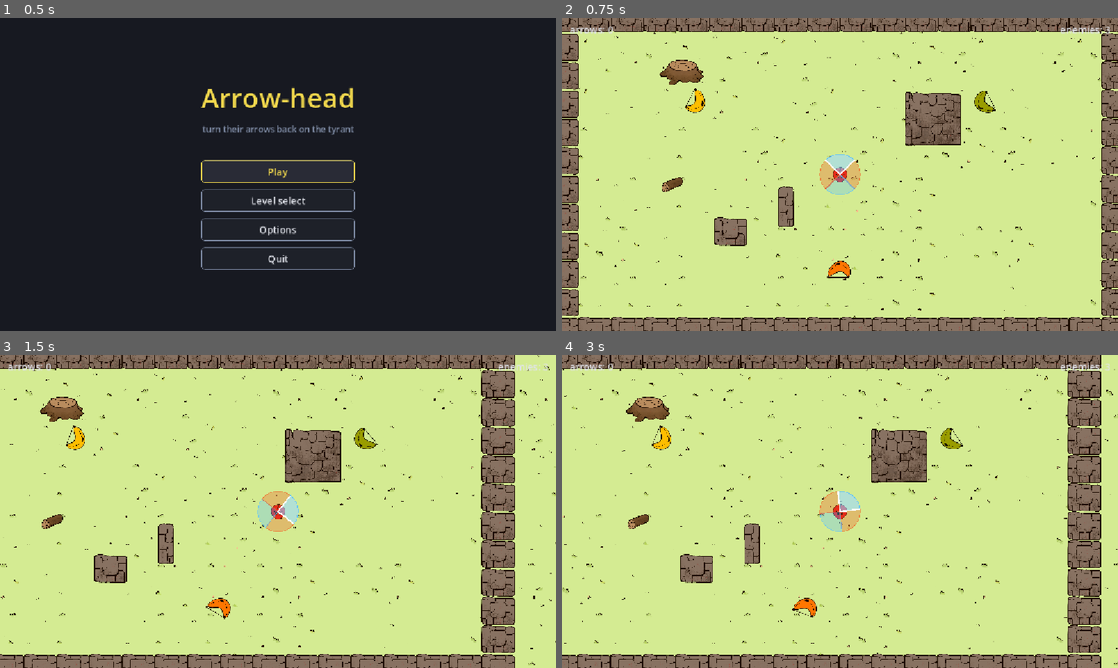
Above: before the commit, frames 1-4 (two rows, left to right).
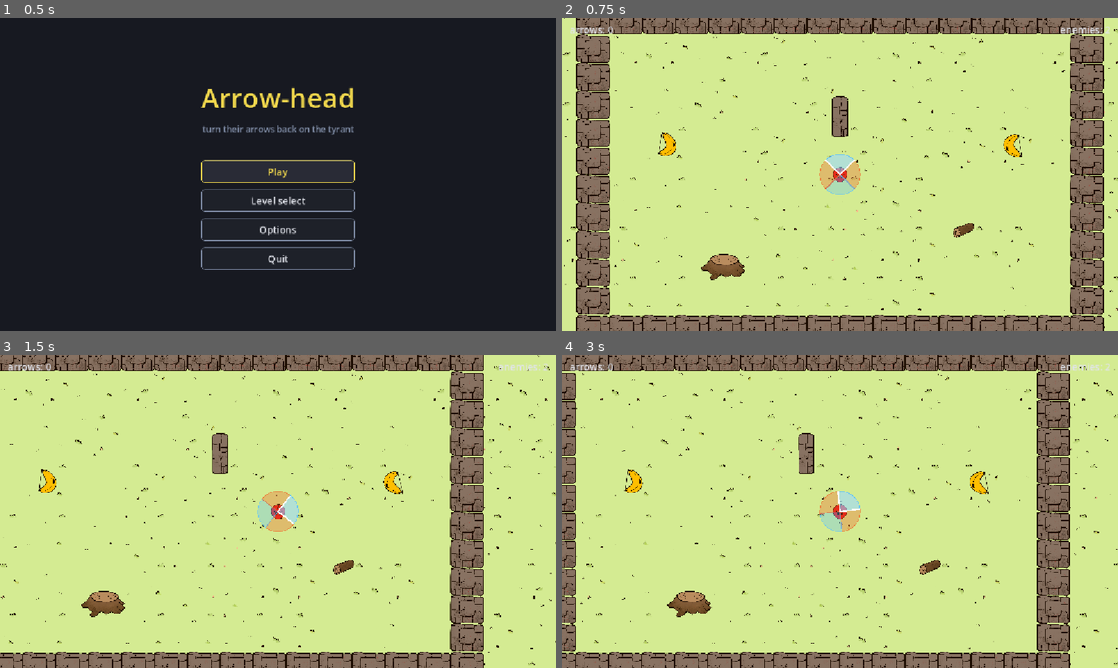
Above: after the commit, the same moments.

Repository: CasualShrub/arrow-head
Game: Godot game, scene res://scenes/ui/main_menu.tscn
Two runs of this game, one before a commit and one after it. Both use one fixed random seed, a clock stepped at 60 frames per second and the inputs below.
Inputs (mouse positions are in pixels of both pictures, inside the frame that each line leads up to):
- Up to frame 1 (0.5 s): no input
- Up to frame 2 (0.75 s): click "Play" at 0.5 s
- Up to frame 3 (1.5 s): tap Enter at 1.25 s; move the mouse to (400, 495) at 1.27 s; hold D (move_right) from 1.28 s (still down); hold Space (fire) from 1.28 s (still down); click (400, 495) at 1.42 s
- Up to frame 4 (3 s): move the mouse to (728, 527) at 2.02 s; release D (move_right) at 2.03 s; release Space (fire) at 2.03 s; hold S (move_down) 2.03-2.78 s; tap Space (fire) at 2.1 s; move the mouse to (895, 442) at 2.77 s; hold D (move_right) from 2.78 s (still down); hold Space (fire) from 2.78 s (still down); tap R at 2.85 s

Frame 1 is identical in both runs. In frame 2, 24% of the frame differs, in the area x 0-100%, y 0-100%; in frame 3, 19%; in frame 4, 21%.

Commit message:
first 3 levels (William Tell ramp) + level progression
level_1 'Refuse to Bow' (2 white, open) -> level_2 'First Public Trial' (2 white + 1
frost, colonnade) -> level_3 'The Trial Escalates' (1 white + 2 incendiary + 2 frost,
encircling). new scripts/level.gd carries next_scene; hud._next advances via it;
level_select unlocks 1-3; menu Play -> level_1. arena size + obstacles + enemy mix +
per-enemy fire_rate tuned per level.

Diff:
--- /dev/null
+++ b/scenes/level_1.tscn
@@ -0,0 +1,61 @@
+[gd_scene format=4]
+
+[ext_resource type="PackedScene" uid="uid://boryk37cbh1nx" path="res://scenes/player.tscn" id="player"]
+[ext_resource type="PackedScene" uid="uid://c7aku7ietdise" path="res://scenes/ui/hud.tscn" id="hud"]
+[ext_resource type="Script" uid="uid://dy53cb8kjf73t" path="res://scripts/sector_display.gd" id="sd"]
+[ext_resource type="Script" uid="uid://b0hp4oeupnfex" path="res://scripts/wall_tiles.gd" id="walls"]
+[ext_resource type="TileSet" uid="uid://cq0p2ietf38fi" path="res://tilesets/grass_tileset.tres" id="grass_ts"]
+[ext_resource type="Script" uid="uid://d17a1s7lg4fkp" path="res://scripts/grass_tiles.gd" id="grass"]
+[ext_resource type="Script" path="res://scripts/level.gd" id="level"]
+[ext_resource type="PackedScene" uid="uid://b8rs35o7f45v0" path="res://scenes/enemy.tscn" id="e_white"]
+[ext_resource type="PackedScene" path="res://scenes/deco/fence_pillar.tscn" id="d_pillar"]
+[ext_resource type="PackedScene" path="res://scenes/deco/stump.tscn" id="d_stump"]
+[ext_resource type="PackedScene" path="res://scenes/deco/log.tscn" id="d_log"]
+[ext_resource type="PackedScene" path="res://scenes/level_2.tscn" id="next"]
+
+[node name="Level" type="Node2D"]
+script = ExtResource("level")
+next_scene = ExtResource("next")
+
+[node name="Walls" type="Node2D" parent="."]
+script = ExtResource("walls")
+half_width_px = 512
+half_height_px = 320
+
+[node name="Grass" type="TileMapLayer" parent="."]
+z_index = -2
+scale = Vector2(0.2, 0.2)
+tile_set = ExtResource("grass_ts")
+script = ExtResource("grass")
+half_width_px = 3200
+half_height_px = 2000
+
+[node name="Deco" type="Node2D" parent="."]
+
+[node name="Pillar" parent="Deco" instance=ExtResource("d_pillar")]
+position = Vector2(0, -120)
+
+[node name="Stump" parent="Deco" instance=ExtResource("d_stump")]
+position = Vector2(-220, 160)
+
+[node name="Log" parent="Deco" instance=ExtResource("d_log")]
+position = Vector2(240, 160)
+
+[node name="Player" parent="." instance=ExtResource("player")]
+
+[node name="WhiteEnemyL" parent="." node_paths=PackedStringArray("player") instance=ExtResource("e_white")]
+position = Vector2(-360, -60)
+player = NodePath("../Player")
+fire_rate = 2.6
+
+[node name="WhiteEnemyR" parent="." node_paths=PackedStringArray("player") instance=ExtResource("e_white")]
+position = Vector2(360, -60)
+player = NodePath("../Player")
+fire_rate = 2.6
+
+[node name="SectorDisplay" type="Node2D" parent="." node_paths=PackedStringArray("player")]
+z_index = 1
+script = ExtResource("sd")
+player = NodePath("../Player")
+
+[node name="Hud" parent="." instance=ExtResource("hud")]
--- /dev/null
+++ b/scenes/level_2.tscn
@@ -0,0 +1,75 @@
+[gd_scene format=4]
+
+[ext_resource type="PackedScene" uid="uid://boryk37cbh1nx" path="res://scenes/player.tscn" id="player"]
+[ext_resource type="PackedScene" uid="uid://c7aku7ietdise" path="res://scenes/ui/hud.tscn" id="hud"]
+[ext_resource type="Script" uid="uid://dy53cb8kjf73t" path="res://scripts/sector_display.gd" id="sd"]
+[ext_resource type="Script" uid="uid://b0hp4oeupnfex" path="res://scripts/wall_tiles.gd" id="walls"]
+[ext_resource type="TileSet" uid="uid://cq0p2ietf38fi" path="res://tilesets/grass_tileset.tres" id="grass_ts"]
+[ext_resource type="Script" uid="uid://d17a1s7lg4fkp" path="res://scripts/grass_tiles.gd" id="grass"]
+[ext_resource type="Script" path="res://scripts/level.gd" id="level"]
+[ext_resource type="PackedScene" uid="uid://b8rs35o7f45v0" path="res://scenes/enemy.tscn" id="e_white"]
+[ext_resource type="PackedScene" path="res://scenes/enemy_frost.tscn" id="e_frost"]
+[ext_resource type="PackedScene" path="res://scenes/deco/wall.tscn" id="d_wall"]
+[ext_resource type="PackedScene" path="res://scenes/deco/fence_pillar.tscn" id="d_pillar"]
+[ext_resource type="PackedScene" path="res://scenes/level_3.tscn" id="next"]
+
+[node name="Level" type="Node2D"]
+script = ExtResource("level")
+next_scene = ExtResource("next")
+
+[node name="Walls" type="Node2D" parent="."]
+script = ExtResource("walls")
+half_width_px = 576
+half_height_px = 324
+
+[node name="Grass" type="TileMapLayer" parent="."]
+z_index = -2
+scale = Vector2(0.2, 0.2)
+tile_set = ExtResource("grass_ts")
+script = ExtResource("grass")
+half_width_px = 3200
+half_height_px = 2000
+
+[node name="Deco" type="Node2D" parent="."]
+
+[node name="WallL" parent="Deco" instance=ExtResource("d_wall")]
+position = Vector2(-440, 0)
+
+[node name="WallR" parent="Deco" instance=ExtResource("d_wall")]
+position = Vector2(440, 0)
+
+[node name="Pillar1" parent="Deco" instance=ExtResource("d_pillar")]
+position = Vector2(-160, -160)
+
+[node name="Pillar2" parent="Deco" instance=ExtResource("d_pillar")]
+position = Vector2(160, -160)
+
+[node name="Pillar3" parent="Deco" instance=ExtResource("d_pillar")]
+position = Vector2(-160, 160)
+
+[node name="Pillar4" parent="Deco" instance=ExtResource("d_pillar")]
+position = Vector2(160, 160)
+
+[node name="Player" parent="." instance=ExtResource("player")]
+
+[node name="WhiteEnemyL" parent="." node_paths=PackedStringArray("player") instance=ExtResource("e_white")]
+position = Vector2(-320, -250)
+player = NodePath("../Player")
+fire_rate = 2.6
+
+[node name="WhiteEnemyR" parent="." node_paths=PackedStringArray("player") instance=ExtResource("e_white")]
+position = Vector2(320, -250)
+player = NodePath("../Player")
+fire_rate = 2.6
+
+[node name="FrostEnemy" parent="." node_paths=PackedStringArray("player") instance=ExtResource("e_frost")]
+position = Vector2(0, 250)
+player = NodePath("../Player")
+fire_rate = 3.0
+
+[node name="SectorDisplay" type="Node2D" parent="." node_paths=PackedStringArray("player")]
+z_index = 1
+script = ExtResource("sd")
+player = NodePath("../Player")
+
+[node name="Hud" parent="." instance=ExtResource("hud")]
--- /dev/null
+++ b/scenes/level_3.tscn
@@ -0,0 +1,92 @@
+[gd_scene format=4]
+
+[ext_resource type="PackedScene" uid="uid://boryk37cbh1nx" path="res://scenes/player.tscn" id="player"]
+[ext_resource type="PackedScene" uid="uid://c7aku7ietdise" path="res://scenes/ui/hud.tscn" id="hud"]
+[ext_resource type="Script" uid="uid://dy53cb8kjf73t" path="res://scripts/sector_display.gd" id="sd"]
+[ext_resource type="Script" uid="uid://b0hp4oeupnfex" path="res://scripts/wall_tiles.gd" id="walls"]
+[ext_resource type="TileSet" uid="uid://cq0p2ietf38fi" path="res://tilesets/grass_tileset.tres" id="grass_ts"]
+[ext_resource type="Script" uid="uid://d17a1s7lg4fkp" path="res://scripts/grass_tiles.gd" id="grass"]
+[ext_resource type="Script" path="res://scripts/level.gd" id="level"]
+[ext_resource type="PackedScene" uid="uid://b8rs35o7f45v0" path="res://scenes/enemy.tscn" id="e_white"]
+[ext_resource type="PackedScene" path="res://scenes/enemy_incendiary.tscn" id="e_inc"]
+[ext_resource type="PackedScene" path="res://scenes/enemy_frost.tscn" id="e_frost"]
+[ext_resource type="PackedScene" path="res://scenes/deco/wall.tscn" id="d_wall"]
+[ext_resource type="PackedScene" path="res://scenes/deco/fence_pillar.tscn" id="d_pillar"]
+[ext_resource type="PackedScene" path="res://scenes/deco/stump.tscn" id="d_stump"]
+[ext_resource type="PackedScene" path="res://scenes/deco/log.tscn" id="d_log"]
+
+[node name="Level" type="Node2D"]
+script = ExtResource("level")
+
+[node name="Walls" type="Node2D" parent="."]
+script = ExtResource("walls")
+half_width_px = 544
+half_height_px = 272
+
+[node name="Grass" type="TileMapLayer" parent="."]
+z_index = -2
+scale = Vector2(0.2, 0.2)
+tile_set = ExtResource("grass_ts")
+script = ExtResource("grass")
+half_width_px = 3200
+half_height_px = 2000
+
+[node name="Deco" type="Node2D" parent="."]
+
+[node name="Stump" parent="Deco" instance=ExtResource("d_stump")]
+position = Vector2(0, 120)
+
+[node name="Pillar1" parent="Deco" instance=ExtResource("d_pillar")]
+position = Vector2(-120, -110)
+
+[node name="Pillar2" parent="Deco" instance=ExtResource("d_pillar")]
+position = Vector2(130, -20)
+
+[node name="Pillar3" parent="Deco" instance=ExtResource("d_pillar")]
+position = Vector2(-110, 110)
+
+[node name="Pillar4" parent="Deco" instance=ExtResource("d_pillar")]
+position = Vector2(160, 130)
+
+[node name="WallL" parent="Deco" instance=ExtResource("d_wall")]
+position = Vector2(-480, -50)
+
+[node name="WallR" parent="Deco" instance=ExtResource("d_wall")]
+position = Vector2(480, 70)
+
+[node name="Log" parent="Deco" instance=ExtResource("d_log")]
+position = Vector2(-260, 150)
+
+[node name="Player" parent="." instance=ExtResource("player")]
+
+[node name="WhiteEnemy" parent="." node_paths=PackedStringArray("player") instance=ExtResource("e_white")]
+position = Vector2(0, -230)
+player = NodePath("../Player")
+fire_rate = 2.6
+
+[node name="IncendiaryEnemyL" parent="." node_paths=PackedStringArray("player") instance=ExtResource("e_inc")]
+position = Vector2(-440, -190)
+player = NodePath("../Player")
+fire_rate = 2.4
+
+[node name="IncendiaryEnemyR" parent="." node_paths=PackedStringArray("player") instance=ExtResource("e_inc")]
+position = Vector2(440, -190)
+player = NodePath("../Player")
+fire_rate = 2.4
+
+[node name="FrostEnemyL" parent="." node_paths=PackedStringArray("player") instance=ExtResource("e_frost")]
+position = Vector2(-460, 120)
+player = NodePath("../Player")
+fire_rate = 2.0
+
+[node name="FrostEnemyR" parent="." node_paths=PackedStringArray("player") instance=ExtResource("e_frost")]
+position = Vector2(460, 120)
+player = NodePath("../Player")
+fire_rate = 2.2
+
+[node name="SectorDisplay" type="Node2D" parent="." node_paths=PackedStringArray("player")]
+z_index = 1
+script = ExtResource("sd")
+player = NodePath("../Player")
+
+[node name="Hud" parent="." instance=ExtResource("hud")]
--- /dev/null
+++ b/scripts/level.gd
@@ -0,0 +1,4 @@
+extends Node2D
+
+# the scene the HUD advances to on victory; leave empty on the last level (-> main menu)
+@export var next_scene: PackedScene
--- a/scripts/ui/hud.gd
+++ b/scripts/ui/hud.gd
@@ -176,4 +176,9 @@
 
 func _next() -> void:
 	get_tree().paused = false
-	get_tree().reload_current_scene()
+	var lvl := owner if owner != null else get_tree().current_scene  # the Level root carries next_scene
+	var nxt = lvl.get("next_scene") if lvl else null
+	if nxt:
+		get_tree().change_scene_to_packed(nxt)
+	else:
+		get_tree().change_scene_to_file("res://scenes/ui/main_menu.tscn")  # last level -> menu
--- a/scripts/ui/level_select.gd
+++ b/scripts/ui/level_select.gd
@@ -16,11 +16,12 @@
 
 	vb.add_child(UiStyle.title("Select level", 44))
 
-	# only level 1 is playable so far; 2-5 are locked stubs
+	# levels 1-3 are playable; 4-5 are locked stubs
 	for i in range(1, 6):
 		var b := UiStyle.button("Level %d" % i)
-		if i == 1:
-			b.pressed.connect(func(): get_tree().change_scene_to_file("res://scenes/level.tscn"))
+		if i <= 3:
+			var path := "res://scenes/level_%d.tscn" % i
+			b.pressed.connect(func(): get_tree().change_scene_to_file(path))
 		else:
 			b.text = "Level %d  —  locked" % i
 			b.disabled = true
--- a/scripts/ui/main_menu.gd
+++ b/scripts/ui/main_menu.gd
@@ -24,7 +24,7 @@
 	vb.add_child(gap)
 
 	var play := UiStyle.button("Play")
-	play.pressed.connect(func(): _go("res://scenes/level.tscn"))
+	play.pressed.connect(func(): _go("res://scenes/level_1.tscn"))
 	vb.add_child(play)
 
 	var levels := UiStyle.button("Level select")
Not shown, added: scripts/level.gd.uid
